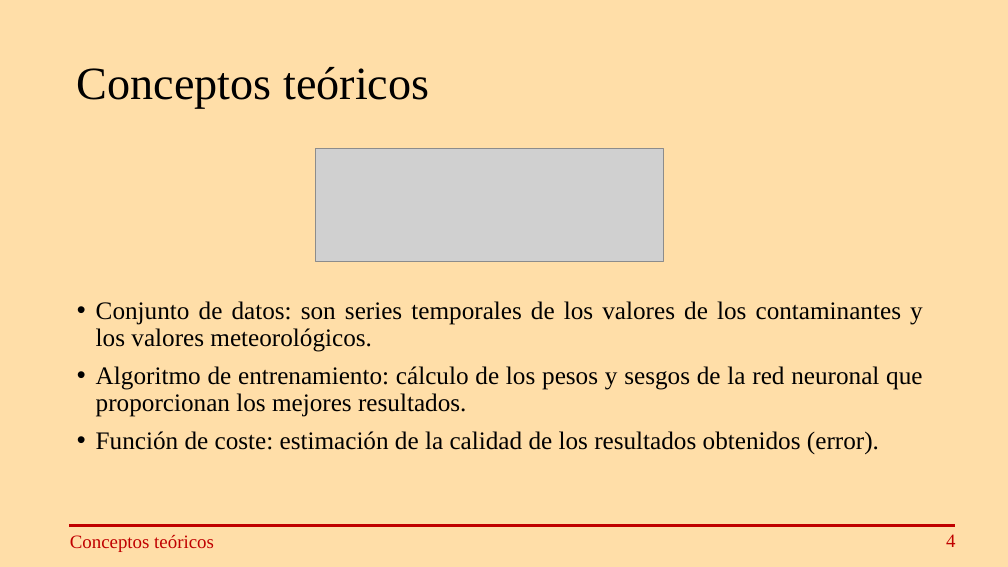
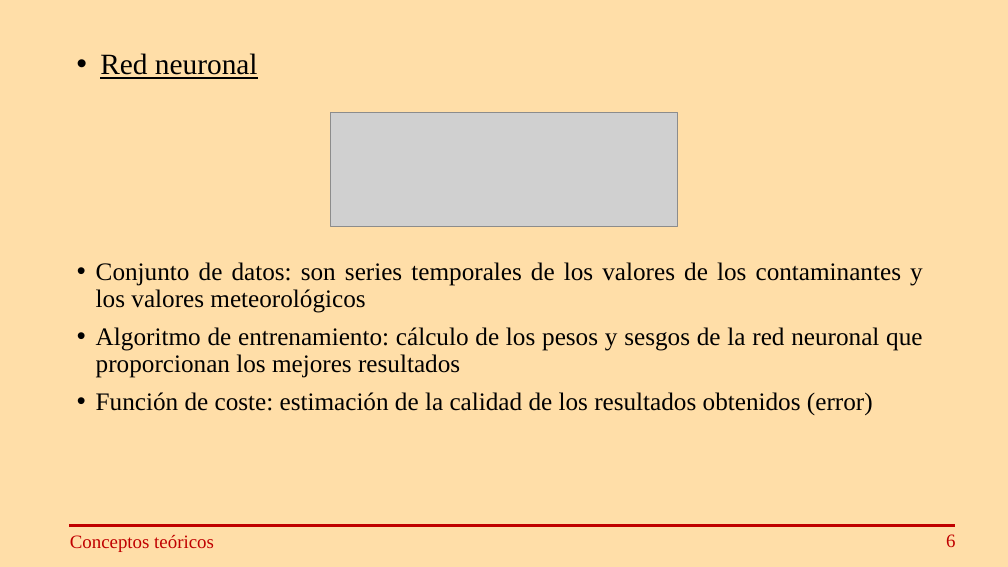
Before and after one commit to IsmaelMira/TFG, a slide deck: slide 8 of PresentacionTFG.pptx (slide 6 before the commit). Drawn at 1008x567 pixels with LibreOffice and Linux fonts; fonts in the diff are those of the drawing; grey boxes stand for pictures. Boxes give left, top, right and bottom in pixels: in the first picture for what was removed or moved away, otherwise in the second. Text is boxed around its words. In the diff, an @@ line names an element or a change of style, - is before the commit and + after.

```diff
--- a/PresentacionTFG.pptx
+++ b/PresentacionTFG.pptx
@@ text added at <box>100,53,258,79</box>, 28 pt, text #000000, underline @@
+• Red neuronal
@@ title removed at <box>77,67,429,109</box> @@
-Conceptos teóricos
@@ picture: place and size @@
-picture at <box>315,148,663,262</box>
+picture at <box>330,113,678,226</box>
@@ text at <box>96,262,923,415</box>: text changed @@
-• Conjunto de datos: son series temporales de los valores de los contaminantes y los valores meteorológicos.
-• Algoritmo de entrenamiento: cálculo de los pesos y sesgos de la red neuronal que proporcionan los mejores resultados.
-• Función de coste: estimación de la calidad de los resultados obtenidos (error).
+• Conjunto de datos: son series temporales de los valores de los contaminantes y los valores meteorológicos
+• Algoritmo de entrenamiento: cálculo de los pesos y sesgos de la red neuronal que proporcionan los mejores resultados
+• Función de coste: estimación de la calidad de los resultados obtenidos (error)
@@ text at <box>946,534,955,547</box>: text changed @@
-4
+6
```
Also in this commit, not shown: 18 other slides changed, 5 slides added, 4 other files.
